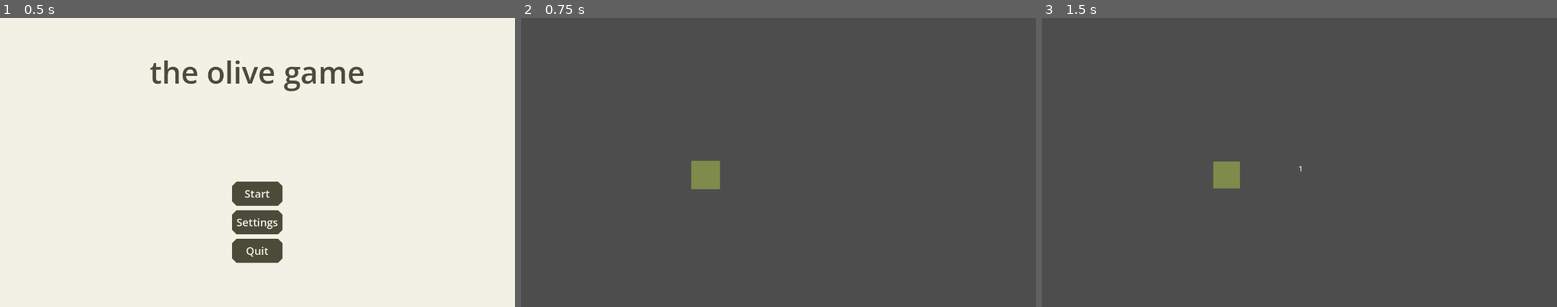
Above: before the commit, frames 1-3 (left to right).
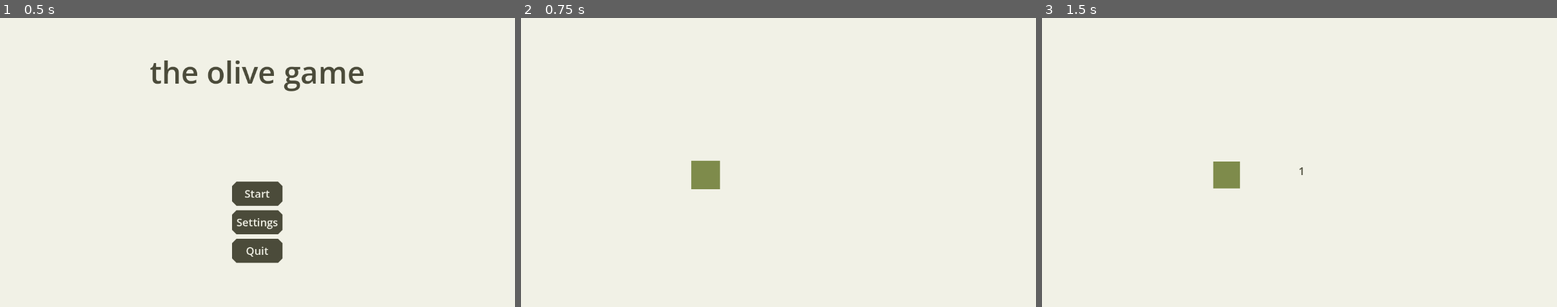
Above: after the commit, the same moments.

Repository: AntonioDell/mini-jam-203
Game: Godot game, scene res://main.tscn
Two runs of this game, one before a commit and one after it. Both use one fixed random seed, a clock stepped at 60 frames per second and the inputs below.
Inputs (mouse positions are in pixels of both pictures, inside the frame that each line leads up to):
- Up to frame 1 (0.5 s): no input
- Up to frame 2 (0.75 s): click "Start" at 0.5 s
- Up to frame 3 (1.5 s): tap Enter at 1.25 s; move the mouse to (1227, 174) at 1.27 s; click (1227, 174) at 1.42 s

Frame 1 is identical in both runs. In frame 2, 99% of the frame differs, in the area x 0-100%, y 0-100%; in frame 3, 100%.

Commit message:
Improve style of level

Diff:
--- a/level.tscn
+++ b/level.tscn
@@ -6,12 +6,25 @@
 [ext_resource type="Script" uid="uid://dr2xkieskyly1" path="res://holder_resource.gd" id="3_oi3di"]
 [ext_resource type="PackedScene" uid="uid://dnhpqe5uidffi" path="res://olive_collection/olive_destination.tscn" id="5_f2txt"]
 
+[sub_resource type="Gradient" id="Gradient_f2txt"]
+offsets = PackedFloat32Array(0.8429561)
+colors = PackedColorArray(0.94509804, 0.94509804, 0.9019608, 1)
+
+[sub_resource type="GradientTexture2D" id="GradientTexture2D_1ainy"]
+gradient = SubResource("Gradient_f2txt")
+width = 1152
+height = 648
+
 [sub_resource type="Resource" id="Resource_oi3di"]
 script = ExtResource("3_oi3di")
 metadata/_custom_type_script = "uid://dr2xkieskyly1"
 
 [node name="Level" type="Node2D" unique_id=800733794]
 script = ExtResource("1_vonw3")
+
+[node name="BG" type="Sprite2D" parent="." unique_id=1954753282]
+texture = SubResource("GradientTexture2D_1ainy")
+centered = false
 
 [node name="OliveCollectionController" parent="." unique_id=1931790365 instance=ExtResource("2_0b4ue")]
 
--- a/olive_collection/olive_destination.tscn
+++ b/olive_collection/olive_destination.tscn
@@ -2,6 +2,7 @@
 
 [ext_resource type="Script" uid="uid://d25361r47iv7p" path="res://olive_collection/olive_destination.gd" id="1_d1ety"]
 [ext_resource type="Script" uid="uid://dr2xkieskyly1" path="res://holder_resource.gd" id="2_hm4kd"]
+[ext_resource type="Theme" uid="uid://cnjgl72dvtjf4" path="res://theme.tres" id="3_rwybj"]
 
 [sub_resource type="Resource" id="Resource_1legf"]
 script = ExtResource("2_hm4kd")
@@ -12,6 +13,8 @@
 script = ExtResource("1_d1ety")
 olives = SubResource("Resource_1legf")
 
-[node name="Label" type="Label" parent="." unique_id=963577874]
+[node name="Label" type="RichTextLabel" parent="." unique_id=1539593498]
 offset_right = 40.0
 offset_bottom = 23.0
+theme = ExtResource("3_rwybj")
+fit_content = true
--- /dev/null
+++ b/world.tres
@@ -0,0 +1,3 @@
+[gd_resource type="World2D" format=3 uid="uid://7ki0k7vsd47p"]
+
+[resource]
